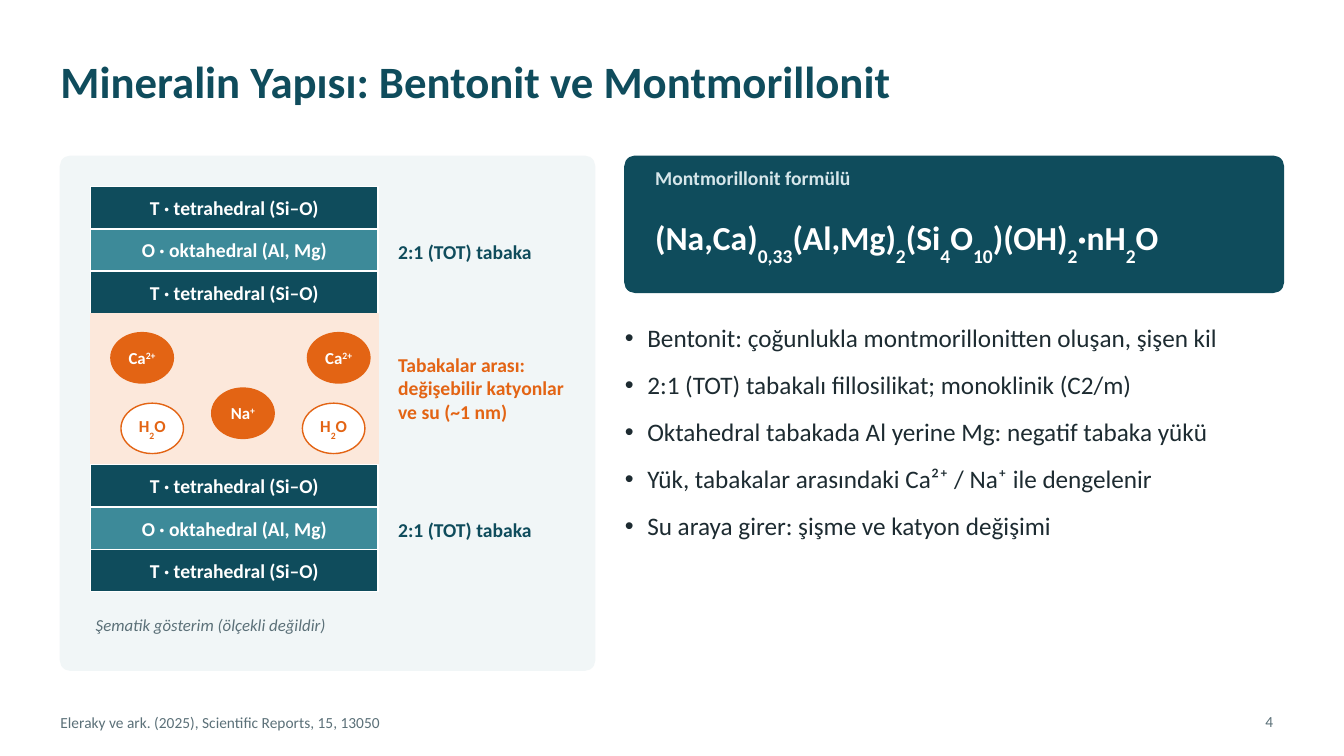
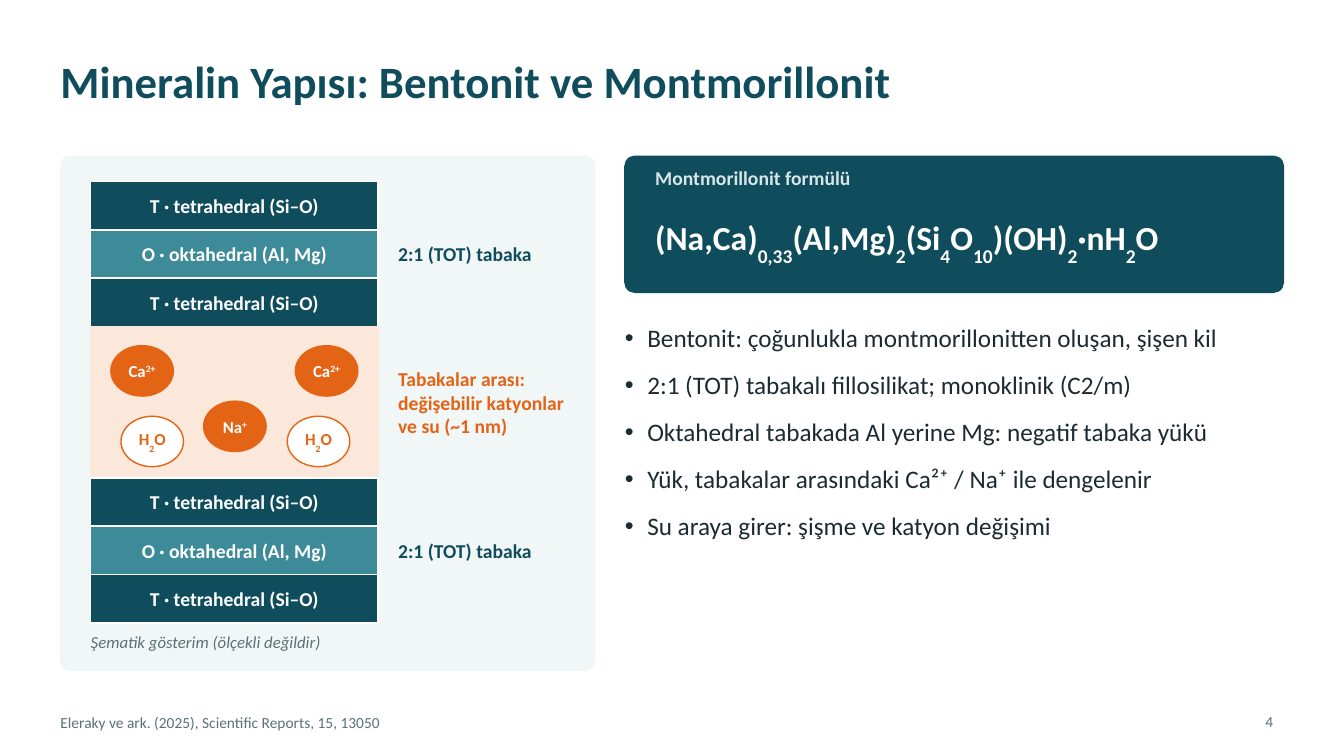
Before and after one commit to dteimerl-hue/varolus-denklemi, a slide deck: slide 4 of sunumlar/IsimSoyisim_Numara_DersAdi_Bentonit.pptx. Drawn at 1344x756 pixels with LibreOffice and Linux fonts; fonts in the diff are those of the drawing. Boxes give left, top, right and bottom in pixels: in the first picture for what was removed or moved away, otherwise in the second. Text is boxed around its words. In the diff, an @@ line names an element or a change of style, - is before the commit and + after.

```diff
--- a/sunumlar/IsimSoyisim_Numara_DersAdi_Bentonit.pptx
+++ b/sunumlar/IsimSoyisim_Numara_DersAdi_Bentonit.pptx
@@ rectangle "T · tetrahedral (Si–O)": place and size @@
-rectangle "T · tetrahedral (Si–O)" at <box>91,187,378,229</box>
+rectangle "T · tetrahedral (Si–O)" at <box>91,181,378,230</box>
@@ rectangle "O · oktahedral (Al, Mg)": place and size @@
-rectangle "O · oktahedral (Al, Mg)" at <box>91,229,378,271</box>
+rectangle "O · oktahedral (Al, Mg)" at <box>91,230,378,278</box>
@@ rectangle "T · tetrahedral (Si–O)": place and size @@
-rectangle "T · tetrahedral (Si–O)" at <box>91,271,378,314</box>
+rectangle "T · tetrahedral (Si–O)" at <box>91,278,378,327</box>
@@ 2 ellipses, 1 text, 1 rectangle: place and size @@
-2 ellipses, 1 text, 1 rectangle at <box>91,314,564,465</box>
+2 ellipses, 1 text, 1 rectangle at <box>91,327,564,478</box>
@@ ellipse "Ca2+": place and size @@
-ellipse "Ca2+" at <box>308,333,370,383</box>
+ellipse "Ca2+" at <box>295,346,358,396</box>
@@ ellipse "Na+": place and size @@
-ellipse "Na+" at <box>212,388,274,439</box>
+ellipse "Na+" at <box>204,401,266,452</box>
@@ ellipse "H2O": place and size @@
-ellipse "H2O" at <box>302,403,365,454</box>
+ellipse "H2O" at <box>287,416,350,467</box>
@@ rectangle "T · tetrahedral (Si–O)": place and size @@
-rectangle "T · tetrahedral (Si–O)" at <box>91,465,378,507</box>
+rectangle "T · tetrahedral (Si–O)" at <box>91,478,378,526</box>
@@ rectangle "O · oktahedral (Al, Mg)": place and size @@
-rectangle "O · oktahedral (Al, Mg)" at <box>91,507,378,549</box>
+rectangle "O · oktahedral (Al, Mg)" at <box>91,526,378,575</box>
@@ text "2:1 (TOT) tabaka": place and size @@
-text "2:1 (TOT) tabaka" at <box>398,522,531,540</box>
+text "2:1 (TOT) tabaka" at <box>398,543,531,561</box>
@@ rectangle "T · tetrahedral (Si–O)": place and size @@
-rectangle "T · tetrahedral (Si–O)" at <box>91,549,378,592</box>
+rectangle "T · tetrahedral (Si–O)" at <box>91,575,378,623</box>
@@ text "Şematik gösterim (ölçekli değildir)": place and size @@
-text "Şematik gösterim (ölçekli değildir)" at <box>96,619,325,634</box>
+text "Şematik gösterim (ölçekli değildir)" at <box>91,636,320,651</box>
```
Also in this commit, not shown: 1 other slide changed, 13 other files.
